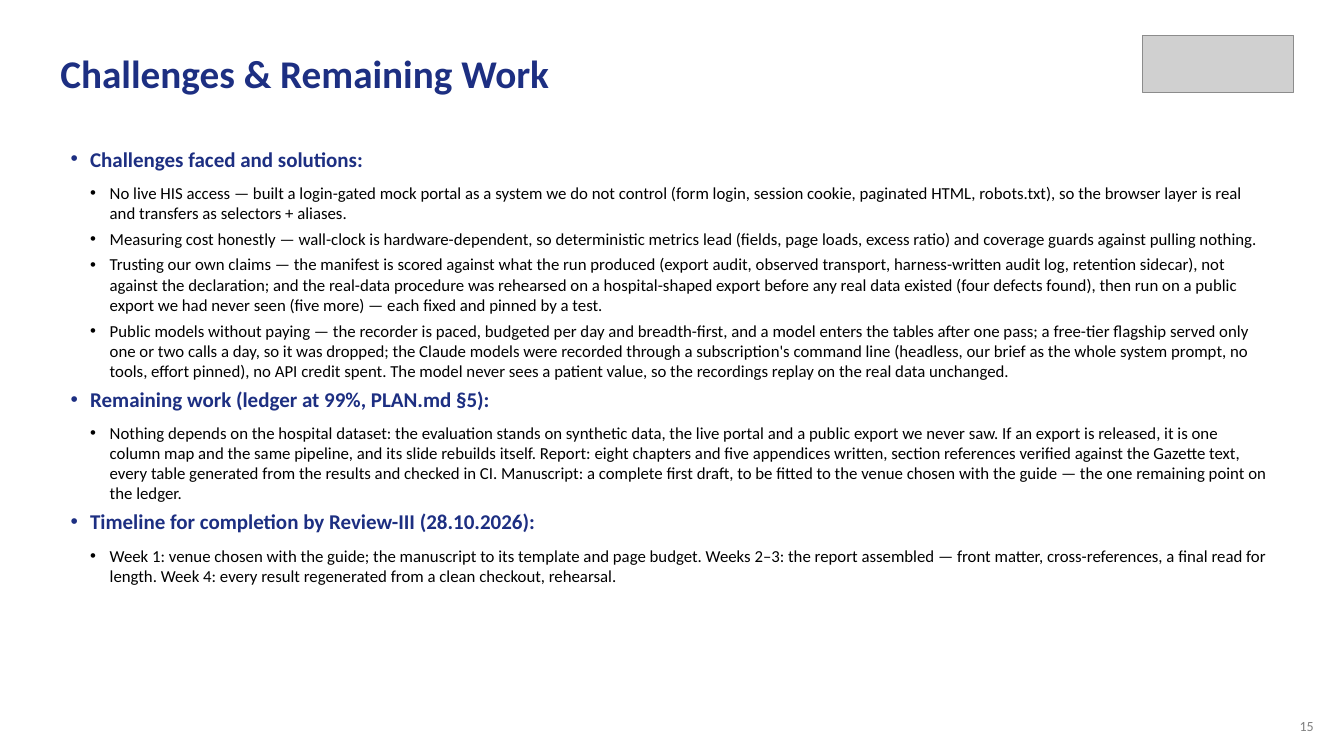
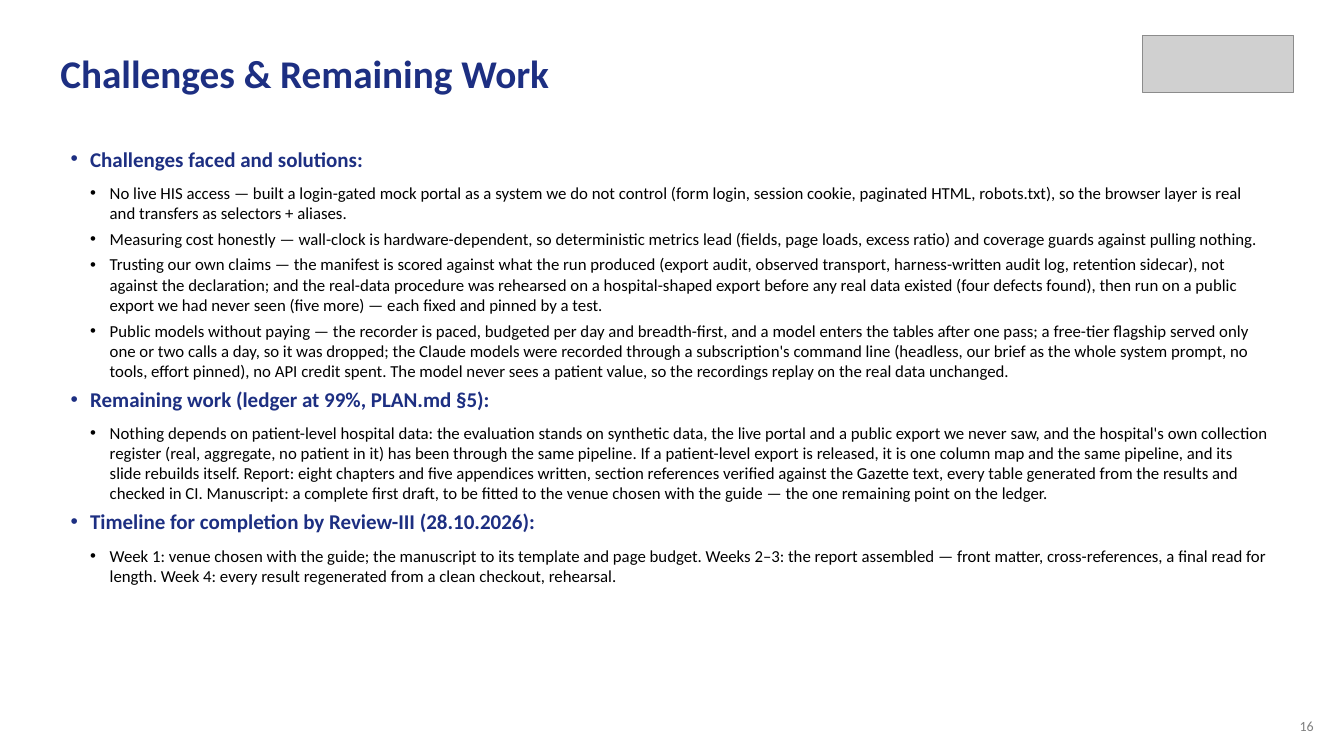
Before and after one commit to KAnanyaK/his-scraping-dpdp-project, a slide deck: slide 15 of Review-II.pptx (slide 14 before the commit). Drawn at 1344x756 pixels with LibreOffice and Linux fonts; fonts in the diff are those of the drawing; grey boxes stand for pictures. Boxes give left, top, right and bottom in pixels: in the first picture for what was removed or moved away, otherwise in the second. Text is boxed around its words. In the diff, an @@ line names an element or a change of style, - is before the commit and + after.

```diff
--- a/Review-II.pptx
+++ b/Review-II.pptx
@@ text at <box>110,427,1267,502</box>: text changed @@
-  • Nothing depends on the hospital dataset: the evaluation stands on synthetic data, the live portal and a public export we never saw. If an export is released, it is one column map and the same pipeline, and its slide rebuilds itself. Report: eight chapters and five appendices written, section references verified against the Gazette text, every table generated from the results and checked in CI. Manuscript: a complete first draft, to be fitted to the venue chosen with the guide — the one remaining point on the ledger.
+  • Nothing depends on patient-level hospital data: the evaluation stands on synthetic data, the live portal and a public export we never saw, and the hospital's own collection register (real, aggregate, no patient in it) has been through the same pipeline. If a patient-level export is released, it is one column map and the same pipeline, and its slide rebuilds itself. Report: eight chapters and five appendices written, section references verified against the Gazette text, every table generated from the results and checked in CI. Manuscript: a complete first draft, to be fitted to the venue chosen with the guide — the one remaining point on the ledger.
```
Also in this commit, not shown: 5 other slides changed, 1 slide added, 4 other files.
